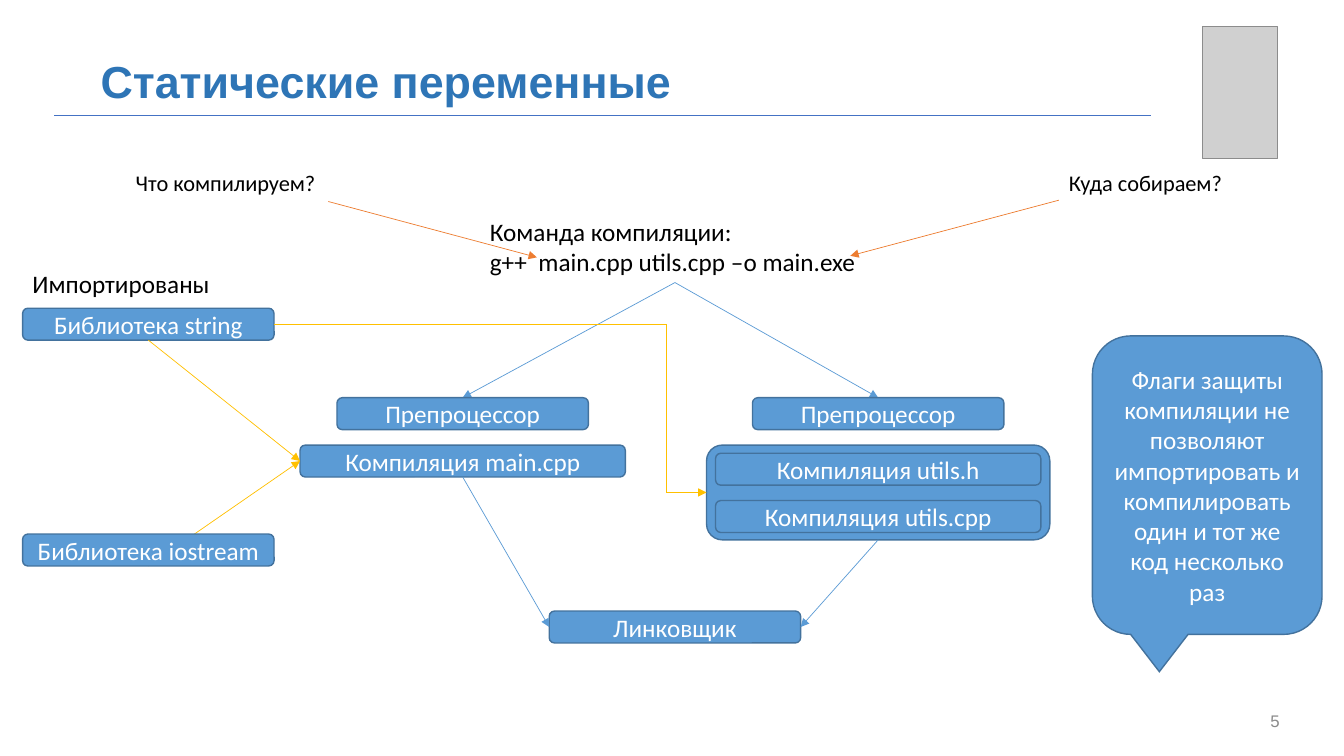
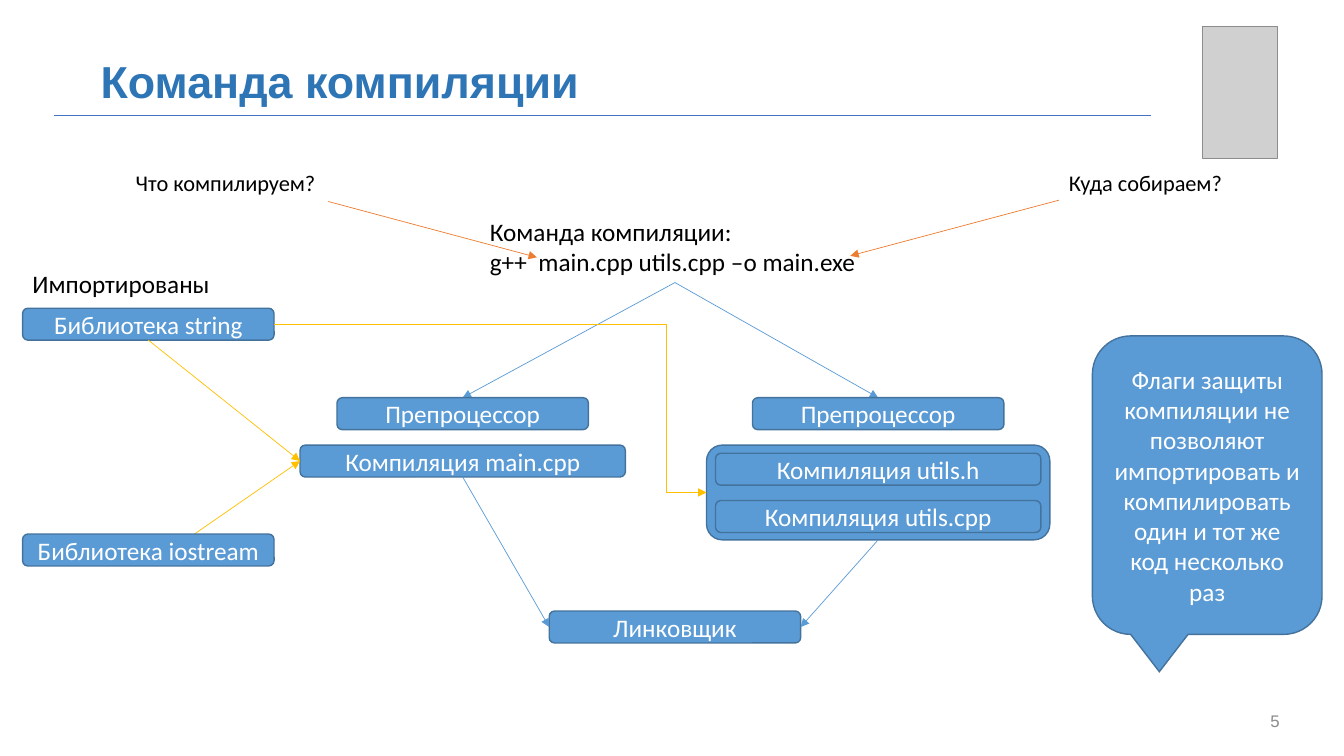
Before and after one commit to MUCTR-IKT-CPP/cpp_course, a slide deck: slide 5 of Лекции/2024/3/Пользовательские типы, структры, объединения.pptx. Drawn at 1344x756 pixels with LibreOffice and Linux fonts; fonts in the diff are those of the drawing; grey boxes stand for pictures; background and template pictures are left out. Boxes give left, top, right and bottom in pixels: in the first picture for what was removed or moved away, otherwise in the second. Text is boxed around its words. In the diff, an @@ line names an element or a change of style, - is before the commit and + after.

```diff
--- a/Лекции/2024/3/Пользовательские типы, структры, объединения.pptx
+++ b/Лекции/2024/3/Пользовательские типы, структры, объединения.pptx
@@ text at box(101, 67, 579, 107): text changed @@
-Статические переменные
+Команда компиляции
```
Also in this commit, not shown: 1 other slide changed, 34 other files.
